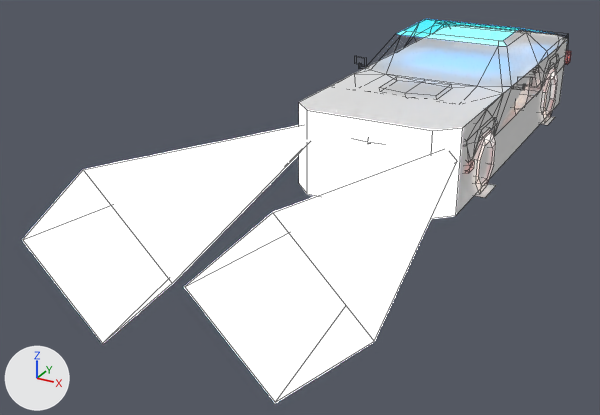
An edit to the FBX model Assets/FBX/Cars/Bane/Bane.fbx, drawn before and after from the same camera.
Before and after are seen from a camera (50 mm lens) standing at (5.83, -17.7, 6.25) and looking at (-1.47, -4.41, -0.39). The axes (+X, +Y, +Z) are drawn at lower left. The lights are the same throughout. Mesh edges are drawn as thin lines. Where no turn or scale is listed for an object, it has been applied to the vertices.

The first picture shows 'bane1', 'bane_cldr'.
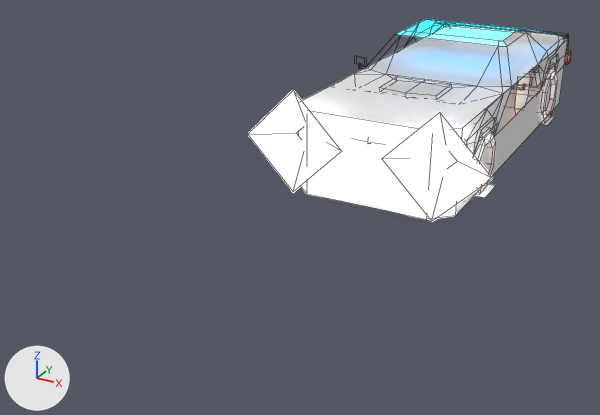
Location of each change, [x1, y1, x2, y2] in pixels of the pictures (600 x 415 px):
'bane1', reshaped: before [23, 125, 457, 403]; after [248, 91, 493, 221]

Diff of the bpy script that builds the scene:
```diff
--- a/Assets/FBX/Cars/Bane/Bane.fbx.py
+++ b/Assets/FBX/Cars/Bane/Bane.fbx.py
@@ me_plane @@
 me_plane.from_pydata(...)  # 628 vertices, 582 faces; spans x -2.72..2.72, y -10.29..4.58, z -0.21..2.42
 # used by ob_bane1; location = (0.0, 0.0, 0.0)
-me_plane.vertices[435].co = (0.1, -10.29, 1.1)  # pixel (184, 286)
-me_plane.vertices[436].co = (1.41, -10.29, 2.41)  # pixel (272, 212)
-me_plane.vertices[439].co = (1.41, -10.29, -0.21)  # pixel (275, 402)
-me_plane.vertices[440].co = (2.72, -10.29, 1.1)  # pixel (374, 341)
-me_plane.vertices[443].co = (-0.1, -10.29, 1.1)  # pixel (172, 283)
-me_plane.vertices[444].co = (-1.41, -10.29, 2.41)  # pixel (83, 169)
-me_plane.vertices[447].co = (-1.41, -10.29, -0.21)  # pixel (102, 343)
-me_plane.vertices[448].co = (-2.72, -10.29, 1.1)  # pixel (22, 239)
+# me_plane part 1
+me_plane.vertices[435].co = (0.4, -4.79, 1.1)  # pixel (381, 158)
+me_plane.vertices[436].co = (1.41, -4.79, 2.1)  # pixel (439, 112)
+me_plane.vertices[439].co = (1.41, -4.79, 0.09)  # pixel (431, 221)
+me_plane.vertices[440].co = (2.42, -4.79, 1.1)  # pixel (492, 178)
+me_plane.vertices[443].co = (-0.4, -4.79, 1.1)  # pixel (341, 151)
+me_plane.vertices[444].co = (-1.41, -4.79, 2.1)  # pixel (293, 90)
+me_plane.vertices[447].co = (-1.41, -4.79, 0.09)  # pixel (293, 191)
+me_plane.vertices[448].co = (-2.42, -4.79, 1.1)  # pixel (247, 134)
 me_plane.materials.append(mat_retroatlasuniversal)
```
